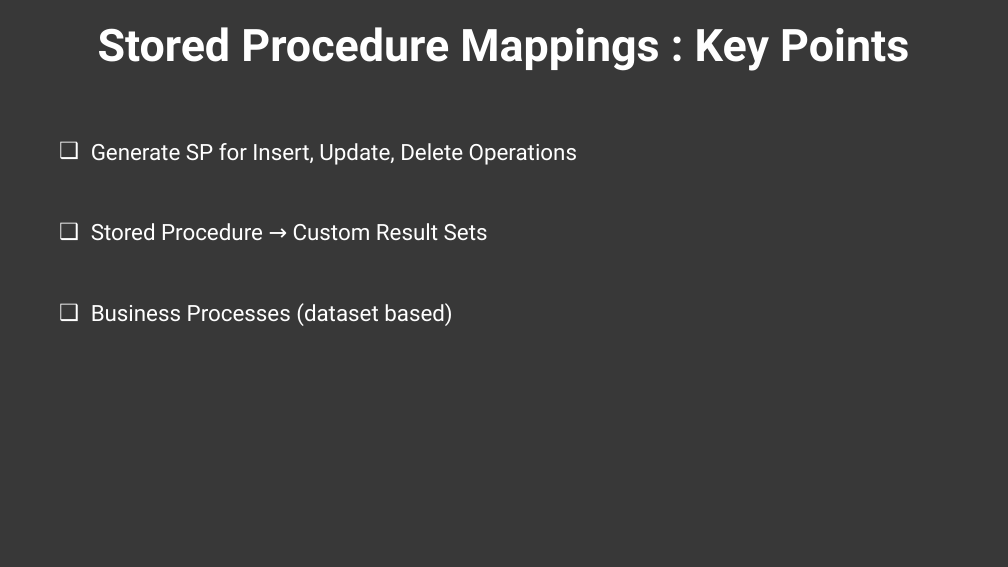
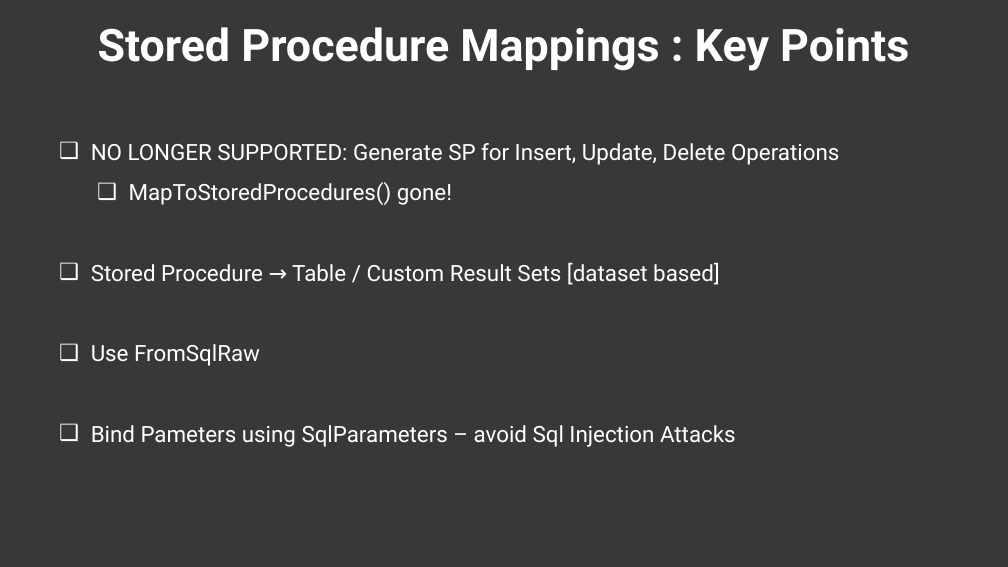
Before and after one commit to ec-council-learning/Entity-Fundamentals-Using-.NET-6, a slide deck: slide 21 of Sections/Section 3/Entity Fundamentals Using .NET 6_Section 3.pptx. Drawn at 1008x567 pixels with LibreOffice and Linux fonts; fonts in the diff are those of the drawing; background and template pictures are left out; a plain dark background stands for a picture behind light text. Boxes give left, top, right and bottom in pixels: in the first picture for what was removed or moved away, otherwise in the second. Text is boxed around its words. In the diff, an @@ line names an element or a change of style, - is before the commit and + after.

```diff
--- a/Sections/Section 3/Entity Fundamentals Using .NET 6_Section 3.pptx
+++ b/Sections/Section 3/Entity Fundamentals Using .NET 6_Section 3.pptx
@@ text at (91, 143, 839, 447): text changed @@
-❑ Generate SP for Insert, Update, Delete Operations
-❑ Stored Procedure → Custom Result Sets
-❑ Business Processes (dataset based)
+❑ NO LONGER SUPPORTED: Generate SP for Insert, Update, Delete Operations
+  ❑ MapToStoredProcedures() gone!
+❑ Stored Procedure → Table / Custom Result Sets [dataset based]
+❑ Use FromSqlRaw
+❑ Bind Pameters using SqlParameters – avoid Sql Injection Attacks
```
Also in this commit, not shown: 1 other slide changed, 31 other files.
